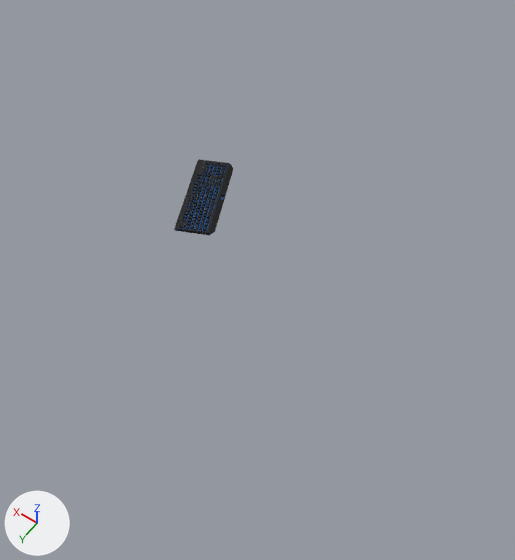
The glTF model public/models/Keyboard.gltf as it was, and as the next commit left it.
One viewpoint serves both versions: a 50 mm camera at (-2.03, 3.22, 4.95) aimed at (0.01, 0.37, 0.48). Lighting does not change. The marker at lower left points along +X, +Y and +Z. The older version comes first. Where no turn or scale is listed for an object, it has been applied to the vertices.

Names of what the first picture shows: 'Keyboard'.
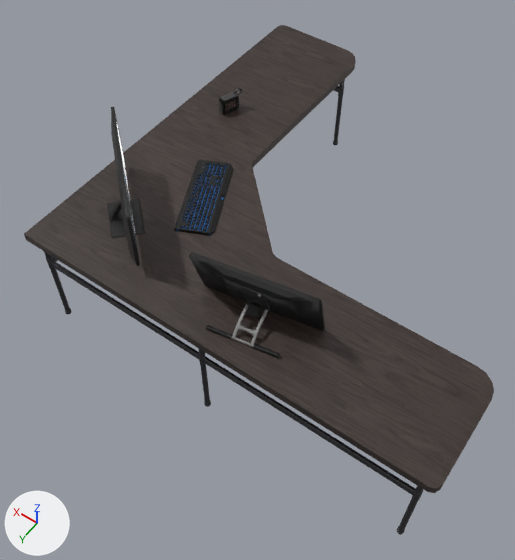
The change, as a diff of the scene's bpy script:
```diff
--- a/public/models/Keyboard.gltf.py
+++ b/public/models/Keyboard.gltf.py
@@ mat_m_monitor_wide_screen @@
+mat_m_monitor_wide_screen = bpy.data.materials.new('M_Monitor_Wide_Screen')
+# uses the picture img_image_6_001
@@ mat_m_monitor_wide @@
+mat_m_monitor_wide = bpy.data.materials.new('M_Monitor_Wide')
+# uses the picture img_image_3_001
+# uses the picture img_image_4_001
+# uses the picture img_image_5_001
@@ mat_cassa @@
+mat_cassa = bpy.data.materials.new('Cassa')
+# uses the picture img_image_4
+# uses the picture img_image_5
+# uses the picture img_image_6
@@ mat_grata @@
+mat_grata = bpy.data.materials.new('Grata')
+# uses the picture img_image_0
+# uses the picture img_image_1
+# uses the picture img_image_2
+# uses the picture img_image_3
@@ mat_m_desk_top @@
+mat_m_desk_top = bpy.data.materials.new('M_Desk_Top')
+# uses the picture img_image_14
+# uses the picture img_image_15
+# uses the picture img_image_16
@@ mat_m_desk_bottom @@
+mat_m_desk_bottom = bpy.data.materials.new('M_Desk_Bottom')
+# uses the picture img_image_11
+# uses the picture img_image_12
+# uses the picture img_image_13
@@ mat_m_huion_kamvas_gt_221_pro @@
+mat_m_huion_kamvas_gt_221_pro = bpy.data.materials.new('M_HUION_KAMVAS_GT_221_PRO')
+# uses the picture img_image_17
+# uses the picture img_image_18
+# uses the picture img_image_19
@@ ob_monitor_pantalla @@
+ob_monitor_pantalla = bpy.data.objects.new('Monitor_Pantalla', me_monitor_wide_m_monitor_wide_screen_0)  # 12 vertices, 16 faces; spans x -0.444..0.391, y -0.408..0.349, z -0.175..0.29
+ob_monitor_pantalla.location = (0.907, 0.79, 1.297)
@@ ob_monitor_cuerpo @@
+ob_monitor_cuerpo = bpy.data.objects.new('Monitor_cuerpo', me_monitor_wide_m_monitor_wide_0)  # 498 vertices, 960 faces; spans x -0.449..0.409, y -0.413..0.368, z -0.289..0.294
+ob_monitor_cuerpo.location = (0.907, 0.79, 1.297)
@@ ob_jbl @@
+ob_jbl = bpy.data.objects.new('JBL', me_object_0)  # 61972 vertices, 121342 faces; spans x -0.061..0.061, y -0.124..0.089, z 0.0..0.187
+ob_jbl.location = (1.038, -0.652, 1.008)
@@ ob_desk @@
+ob_desk = bpy.data.objects.new('Desk', me_desk_m_desk_bottom_0)  # 2136 vertices, 4166 faces; spans x -1.8..1.58, y -1.75..1.6, z -0.55..0.47
+ob_desk.location = (-0.161, -0.24, 0.538)
@@ ob_1_m_huion_kamvas_gt_221_pro_0 @@
+ob_1_m_huion_kamvas_gt_221_pro_0 = bpy.data.objects.new('1_M_HUION_KAMVAS_GT_221_PRO_0', me_1_m_huion_kamvas_gt_221_pro_0)  # 480 vertices, 892 faces; spans x -0.453..0.454, y -0.167..0.302, z -0.187..0.317
+ob_1_m_huion_kamvas_gt_221_pro_0.location = (-0.416, 0.952, 1.195)
```

Where the change shows, as pixel boxes (x1, y1, x2, y2) in the pictures (515 x 560 px):
'Desk', added
    after: (24, 25, 494, 535)
    faces in mat_m_desk_top: (24, 25, 494, 493)
    faces in mat_m_desk_bottom: (44, 79, 423, 535)
'1_M_HUION_KAMVAS_GT_221_PRO_0', added
    after: (189, 252, 325, 358)
'Monitor_cuerpo', added
    after: (107, 107, 145, 266)
'JBL', added
    after: (218, 87, 242, 114)
    faces in mat_grata: (219, 96, 239, 114)
    faces in mat_cassa: (218, 87, 242, 114)
'Monitor_Pantalla', added
    after: (115, 115, 138, 252)
